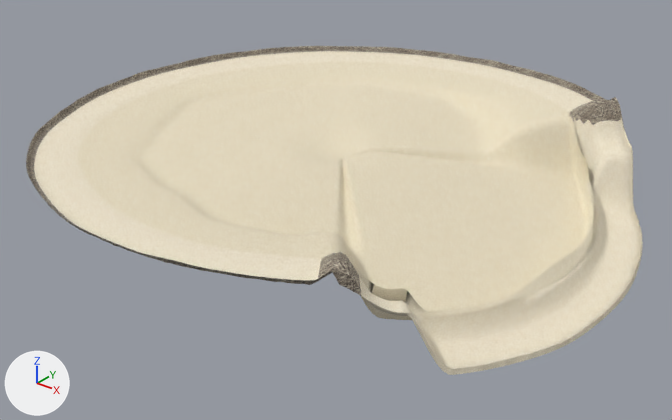
What one commit did to the glTF model maps/beach/models/beach_ground.glb.
Rendered twice from a 50 mm lens placed at (136.4, -172.8, 108.6), pointed at (1.7, -4.5, 4.2). The axes (+X, +Y, +Z) are drawn at lower left. The lights are the same throughout. The first picture is the older version. Objects named as collision shapes, trigger or cutter boxes, shadow casters or lower levels of detail are left out. Vertices at exactly the same position are counted once.

Objects in the first picture: 'BeachGround'.
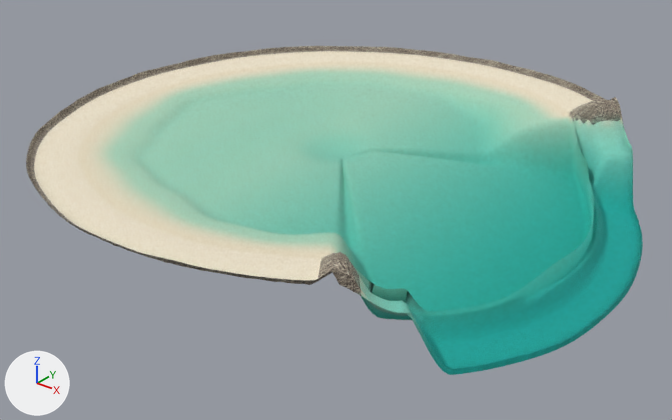
Pixel boxes (x1, y1, x2, y2) of what changed, in the pictures (672 x 420 px):
part 1 of me_beachground, recoloured (darker)
    both: (94, 65, 643, 375)

The change, as a list of edits to the scene's bpy script:
```text
Change me_beachground:
    where me_beachground.from_pydata(...)  # 15871 vertices, 31380 faces; spans x -76.0..75.0, y -75.0..75.0, z 1.0..27.0
    used by ob_beachground; location = (0.0, 0.0, 0.0)
    me_beachground part 1: 21544 faces centred in x -63.0..75.0, y -62.0..63.0, z 1.0..24.0 are repainted in the vertex colours; the middle colour goes from white #f9f8f3 to cyan #98e5e2
```
